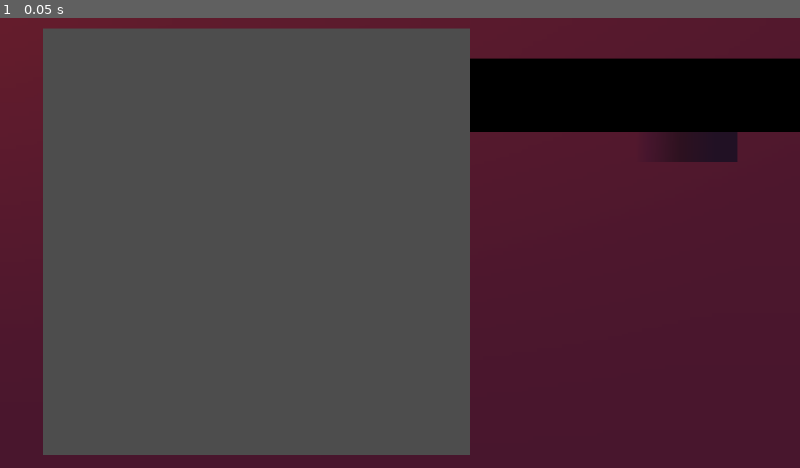
Above: before the commit, frame 1.
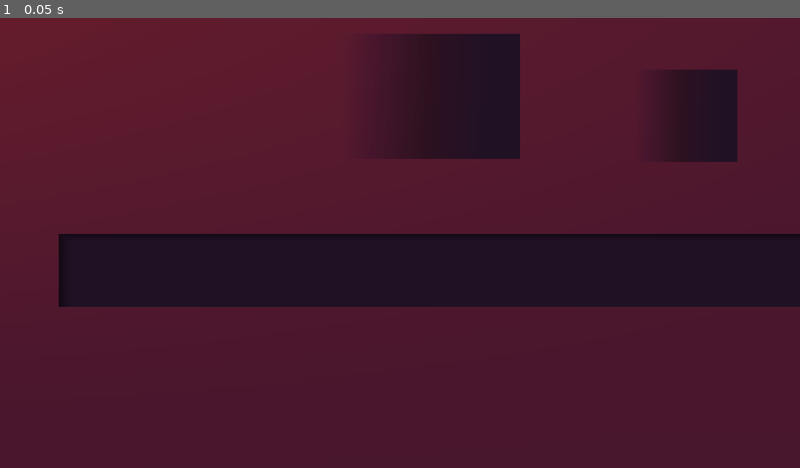
Above: after the commit, the same moment.

Repository: Aurif/az_zy-idle
Game: Godot game, scene res://scenes/main.tscn
Two runs of this game, one before a commit and one after it. Both use one fixed random seed, a clock stepped at 60 frames per second and the inputs below.
Inputs:
- Up to frame 1 (0.05 s): no input

The runs differ from the first frame. In frame 1, 65% of the frame differs, in the area x 5-100%, y 2-98%.

Commit message:
Godot - made post-processing shaders layer dependent

Diff:
--- a/Game Source/scenes/main.tscn
+++ b/Game Source/scenes/main.tscn
@@ -1,10 +1,11 @@
-[gd_scene load_steps=20 format=3 uid="uid://d1ohnll5k3vde"]
+[gd_scene load_steps=22 format=3 uid="uid://d1ohnll5k3vde"]
 
 [ext_resource type="Material" uid="uid://ty0e66eulwk2" path="res://shaders/palette/shader.tres" id="1_rta6o"]
-[ext_resource type="Texture2D" uid="uid://dxb6wr1r452am" path="res://art/white.png" id="2_4kcmi"]
-[ext_resource type="Script" path="res://scenes/neuro_shader.gd" id="3_awa5m"]
 [ext_resource type="Shader" path="res://shaders/neuro/neuro.gdshader" id="3_e6iul"]
-[ext_resource type="Texture2D" uid="uid://v527uwrhfaec" path="res://art/neuro_demo.png" id="3_rn0ow"]
+[ext_resource type="Script" path="res://shaders/_common/viewport.gd" id="4_4g1lp"]
+
+[sub_resource type="ViewportTexture" id="ViewportTexture_0rkss"]
+viewport_path = NodePath("ColorShader/Viewport-L2")
 
 [sub_resource type="Gradient" id="Gradient_e7cc0"]
 interpolation_mode = 2
@@ -49,6 +50,9 @@
 shader_parameter/shadow_steps = 32
 shader_parameter/light_color_gradient = SubResource("GradientTexture1D_uc3tr")
 
+[sub_resource type="ViewportTexture" id="ViewportTexture_sj75x"]
+viewport_path = NodePath("NeuroShader/Viewport-L3")
+
 [sub_resource type="Gradient" id="Gradient_2ok5h"]
 offsets = PackedFloat32Array(0, 0.5)
 colors = PackedColorArray(1, 1, 1, 0.643137, 1, 1, 1, 0)
@@ -64,7 +68,14 @@
 shader_parameter/shadow_steps = 2
 shader_parameter/light_color_gradient = SubResource("GradientTexture1D_2q1my")
 
+[sub_resource type="ViewportTexture" id="ViewportTexture_ee53u"]
+viewport_path = NodePath("NeuroShader/Viewport-L3")
+
+[sub_resource type="ViewportTexture" id="ViewportTexture_8jsj3"]
+viewport_path = NodePath("PostShaderView/Viewport-L1")
+
 [node name="Root" type="Control"]
+visibility_layer = 1048575
 layout_mode = 3
 anchors_preset = 15
 anchor_right = 1.0
@@ -73,7 +84,34 @@
 grow_vertical = 2
 metadata/_edit_lock_ = true
 
+[node name="ColorShader" type="Control" parent="."]
+layout_mode = 1
+anchors_preset = 15
+anchor_right = 1.0
+anchor_bottom = 1.0
+grow_horizontal = 2
+grow_vertical = 2
+
+[node name="Viewport-L2" type="SubViewport" parent="ColorShader"]
+debug_draw = 1
+canvas_cull_mask = 4293918722
+size = Vector2i(1920, 1080)
+render_target_update_mode = 3
+script = ExtResource("4_4g1lp")
+
+[node name="PaletteShader" type="TextureRect" parent="ColorShader"]
+material = ExtResource("1_rta6o")
+layout_mode = 1
+anchors_preset = 15
+anchor_right = 1.0
+anchor_bottom = 1.0
+grow_horizontal = 2
+grow_vertical = 2
+texture = SubResource("ViewportTexture_0rkss")
+metadata/_edit_lock_ = true
+
 [node name="Background" type="Control" parent="."]
+visibility_layer = 2
 layout_mode = 1
 anchors_preset = 15
 anchor_right = 1.0
@@ -83,6 +121,7 @@
 metadata/_edit_lock_ = true
 
 [node name="VerticalGradient" type="TextureRect" parent="Background"]
+visibility_layer = 2
 layout_mode = 1
 anchors_preset = 15
 anchor_right = 1.0
@@ -93,6 +132,7 @@
 metadata/_edit_lock_ = true
 
 [node name="HorizontalGradient" type="TextureRect" parent="Background"]
+visibility_layer = 2
 layout_mode = 1
 anchors_preset = 15
 anchor_right = 1.0
@@ -109,22 +149,19 @@
 scale = Vector2(3.85156, 3.45313)
 texture = SubResource("GradientTexture2D_4qkdf")
 
-[node name="PaletteShader" type="TextureRect" parent="."]
-material = ExtResource("1_rta6o")
-layout_mode = 1
-anchors_preset = 15
-anchor_right = 1.0
-anchor_bottom = 1.0
-grow_horizontal = 2
-grow_vertical = 2
-texture = ExtResource("2_4kcmi")
-metadata/_edit_lock_ = true
-
 [node name="Sprite2D1" type="Sprite2D" parent="."]
-position = Vector2(1407, 186)
+visibility_layer = 6
+position = Vector2(1331, 606)
 scale = Vector2(9.2959, 176.875)
 texture = SubResource("GradientTexture1D_bncvm")
 
+[node name="Sprite2D3" type="Sprite2D" parent="."]
+modulate = Color(0, 0, 0, 1)
+visibility_layer = 2
+position = Vector2(1033, 188)
+scale = Vector2(6.72975, 4.6808)
+texture = SubResource("GradientTexture2D_4qkdf")
+
 [node name="NeuroShader" type="Control" parent="."]
 layout_mode = 1
 anchors_preset = 15
@@ -132,13 +169,15 @@
 anchor_bottom = 1.0
 grow_horizontal = 2
 grow_vertical = 2
-script = ExtResource("3_awa5m")
-metadata/_edit_lock_ = true
-
-[node name="Viewport" type="SubViewport" parent="NeuroShader"]
-canvas_cull_mask = 4293918722
-
-[node name="Camera" type="Camera2D" parent="NeuroShader/Viewport"]
+metadata/_edit_lock_ = true
+
+[node name="Viewport-L3" type="SubViewport" parent="NeuroShader"]
+transparent_bg = true
+debug_draw = 1
+canvas_cull_mask = 4293918724
+size = Vector2i(1920, 1080)
+render_target_update_mode = 3
+script = ExtResource("4_4g1lp")
 
 [node name="Shadows" type="TextureRect" parent="NeuroShader"]
 material = SubResource("ShaderMaterial_h2x5p")
@@ -146,13 +185,9 @@
 anchors_preset = 15
 anchor_right = 1.0
 anchor_bottom = 1.0
-offset_left = 103.0
-offset_top = 25.0
-offset_right = -793.0
-offset_bottom = -31.0
-grow_horizontal = 2
-grow_vertical = 2
-texture = ExtResource("3_rn0ow")
+grow_horizontal = 2
+grow_vertical = 2
+texture = SubResource("ViewportTexture_sj75x")
 stretch_mode = 3
 
 [node name="Glare" type="TextureRect" parent="NeuroShader"]
@@ -161,11 +196,31 @@
 anchors_preset = 15
 anchor_right = 1.0
 anchor_bottom = 1.0
-offset_left = 103.0
-offset_top = 25.0
-offset_right = -793.0
-offset_bottom = -31.0
-grow_horizontal = 2
-grow_vertical = 2
-texture = ExtResource("3_rn0ow")
+grow_horizontal = 2
+grow_vertical = 2
+texture = SubResource("ViewportTexture_ee53u")
 stretch_mode = 3
+
+[node name="PostShaderView" type="Control" parent="."]
+layout_mode = 1
+anchors_preset = 15
+anchor_right = 1.0
+anchor_bottom = 1.0
+grow_horizontal = 2
+grow_vertical = 2
+
+[node name="Viewport-L1" type="SubViewport" parent="PostShaderView"]
+canvas_cull_mask = 4293918721
+size = Vector2i(1920, 1080)
+render_target_update_mode = 3
+script = ExtResource("4_4g1lp")
+
+[node name="TextureRect" type="TextureRect" parent="PostShaderView"]
+visibility_layer = 524288
+layout_mode = 1
+anchors_preset = 15
+anchor_right = 1.0
+anchor_bottom = 1.0
+grow_horizontal = 2
+grow_vertical = 2
+texture = SubResource("ViewportTexture_8jsj3")
--- /dev/null
+++ b/Game Source/shaders/_common/viewport.gd
@@ -0,0 +1,17 @@
+@tool
+extends SubViewport
+
+func _ready() -> void:
+	self.world_2d = get_parent().get_world_2d()
+
+	if Engine.is_editor_hint():
+		self.size = get_tree().edited_scene_root.size
+
+	if not Engine.is_editor_hint():
+		_on_size_changed()
+		get_parent().get_viewport().size_changed.connect(_on_size_changed)
+
+
+func _on_size_changed():
+	var screen_size = get_parent().get_viewport().get_visible_rect().size
+	self.size = screen_size
--- a/Game Source/shaders/neuro/neuro.gdshader
+++ b/Game Source/shaders/neuro/neuro.gdshader
@@ -1,9 +1,6 @@
 shader_type canvas_item;
 
-uniform sampler2D SCREEN_TEXTURE: hint_screen_texture, repeat_disable, filter_linear_mipmap;
 uniform sampler2D light_color_gradient: hint_default_black;
-
-uniform sampler2D viewport : source_color;
 
 uniform vec2 light_direction = vec2(-1.0, -1.0);
 uniform float shadow_length = 0.001;
@@ -11,28 +8,26 @@
 uniform int shadow_steps = 16;
 
 float elevation(sampler2D tex, vec2 uv) {
-    float elevation = texture(tex, uv).r;
-    float normalized_elevation = elevation - 0.5;
-    return normalized_elevation;
+    vec4 elev = texture(tex, uv);
+    float normalized_elevation = elev.r - 0.5;
+    return normalized_elevation * elev.a;
 }
 
 void fragment() {
-    // vec2 light_dir = normalize(light_direction);
-    // float this_elevation = elevation(viewport, UV);
+    vec2 light_dir = normalize(light_direction);
+    float this_elevation = elevation(TEXTURE, UV);
 
-    // float total_diff = 0.0;
-    // float current_mult = 1.0;
-    // float normalization_factor = 0.0;
-    // for(int i=0; i < shadow_steps; i++) {
-    //     float elevation_diff = (this_elevation-elevation(viewport, UV+light_dir*float(i)*shadow_length));
-    //     total_diff += elevation_diff * current_mult;
+    float total_diff = 0.0;
+    float current_mult = 1.0;
+    float normalization_factor = 0.0;
+    for(int i=0; i < shadow_steps; i++) {
+        float elevation_diff = (this_elevation-elevation(TEXTURE, UV+light_dir*float(i)*shadow_length));
+        total_diff += elevation_diff * current_mult;
 
-    //     normalization_factor += current_mult;
-    //     current_mult -= 1.0/float(shadow_steps);
-    // }
+        normalization_factor += current_mult;
+        current_mult -= 1.0/float(shadow_steps);
+    }
 
-    // float normalized_diff = total_diff / normalization_factor + 0.5;
-    // // Output the final color
-    // COLOR = texture(light_color_gradient, vec2(normalized_diff, 0.0));
-    COLOR = texture(viewport, UV);
+    float normalized_diff = total_diff / normalization_factor + 0.5;
+    COLOR = texture(light_color_gradient, vec2(normalized_diff, 0.0));
 }
--- a/Game Source/shaders/palette/color_map.gdshader
+++ b/Game Source/shaders/palette/color_map.gdshader
@@ -1,12 +1,11 @@
 shader_type canvas_item;
 render_mode unshaded;
 
-uniform sampler2D SCREEN_TEXTURE: hint_screen_texture, repeat_disable, filter_linear_mipmap;
 uniform sampler2D gradient: hint_default_black;
 uniform float mix_amount = 1.0;
 
 void fragment() {
-	vec4 input_color = texture(SCREEN_TEXTURE, SCREEN_UV);
+	vec4 input_color = texture(TEXTURE, UV);
 	float greyscale_value = dot(input_color.rgb, vec3(0.299, 0.587, 0.114));
 	vec3 sampled_color = texture(gradient, vec2(greyscale_value, 0.0)).rgb;
 
